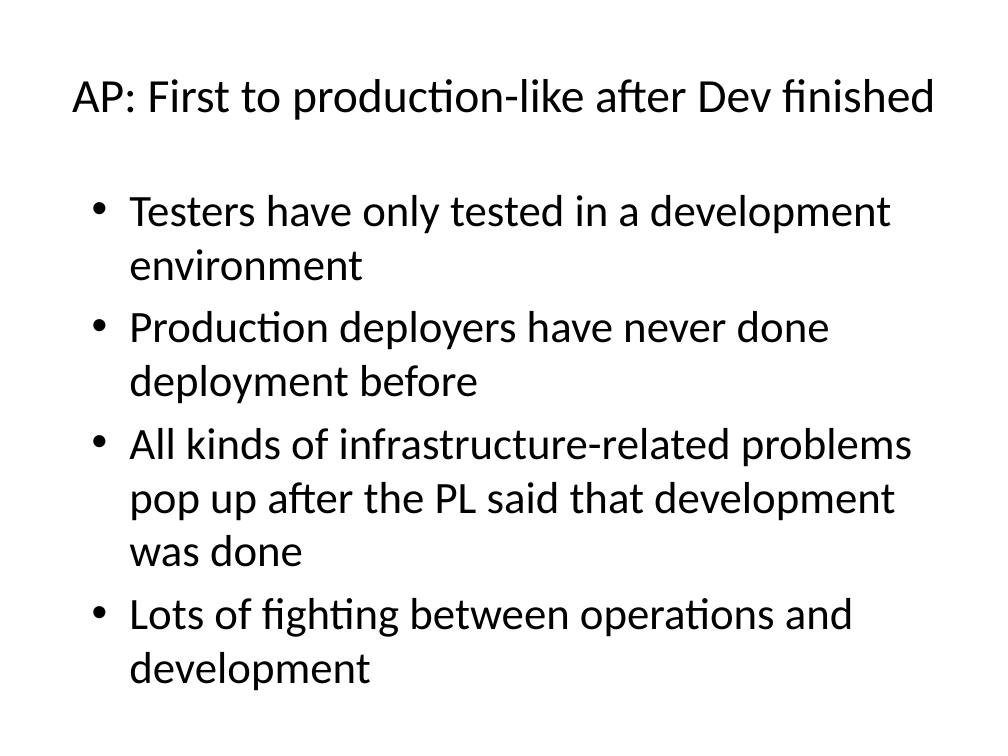
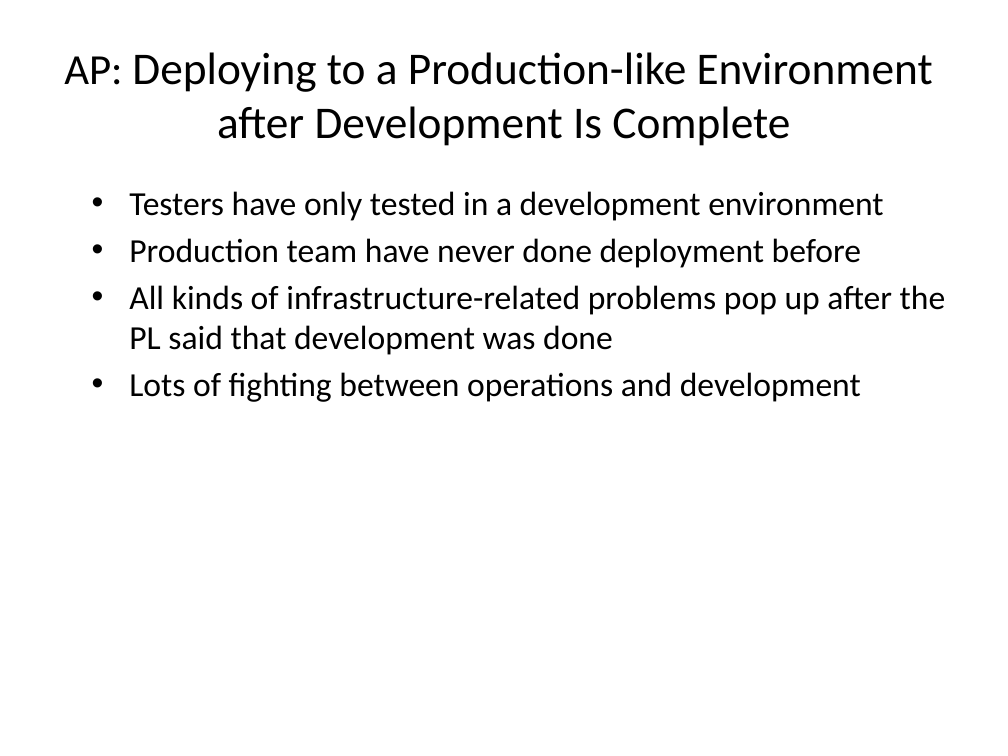
Before and after one commit to tanyas23/CD, a slide deck: slide 5 of CD.pptx (slide 4 before the commit). Drawn at 1008x756 pixels with LibreOffice and Linux fonts; fonts in the diff are those of the drawing. Boxes give left, top, right and bottom in pixels: in the first picture for what was removed or moved away, otherwise in the second. Text is boxed around its words. In the diff, an @@ line names an element or a change of style, - is before the commit and + after.

```diff
--- a/CD.pptx
+++ b/CD.pptx
@@ title at [64,52,933,146]: text changed; size 34 to 32.4 pt @@
-AP: First to production-like after Dev finished
+AP: Deploying to a Production-like Environment
+after Development Is Complete
@@ text at [129,191,946,402]: size 32 to 24 pt in "Testers have only tested in a development ...", "All kinds of infrastructure-related problems pop up ...", "Lots of fighting between operations and development"; less space between paragraphs @@
@@ text at [129,238,861,268]: text changed; size 32 to 24 pt @@
-• Production deployers have never done deployment before
+• Production team have never done deployment before
```
Also in this commit, not shown: 15 other slides changed, 5 slides added, 4 slides removed.
